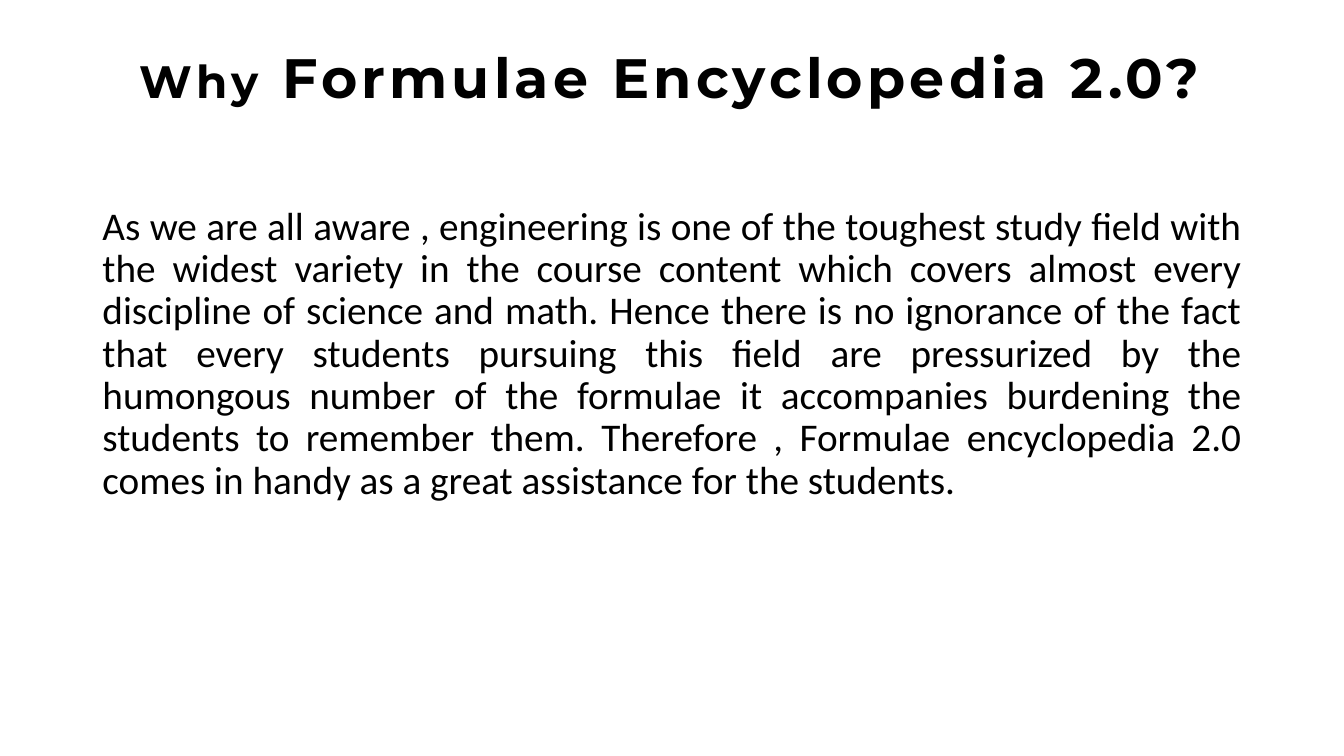
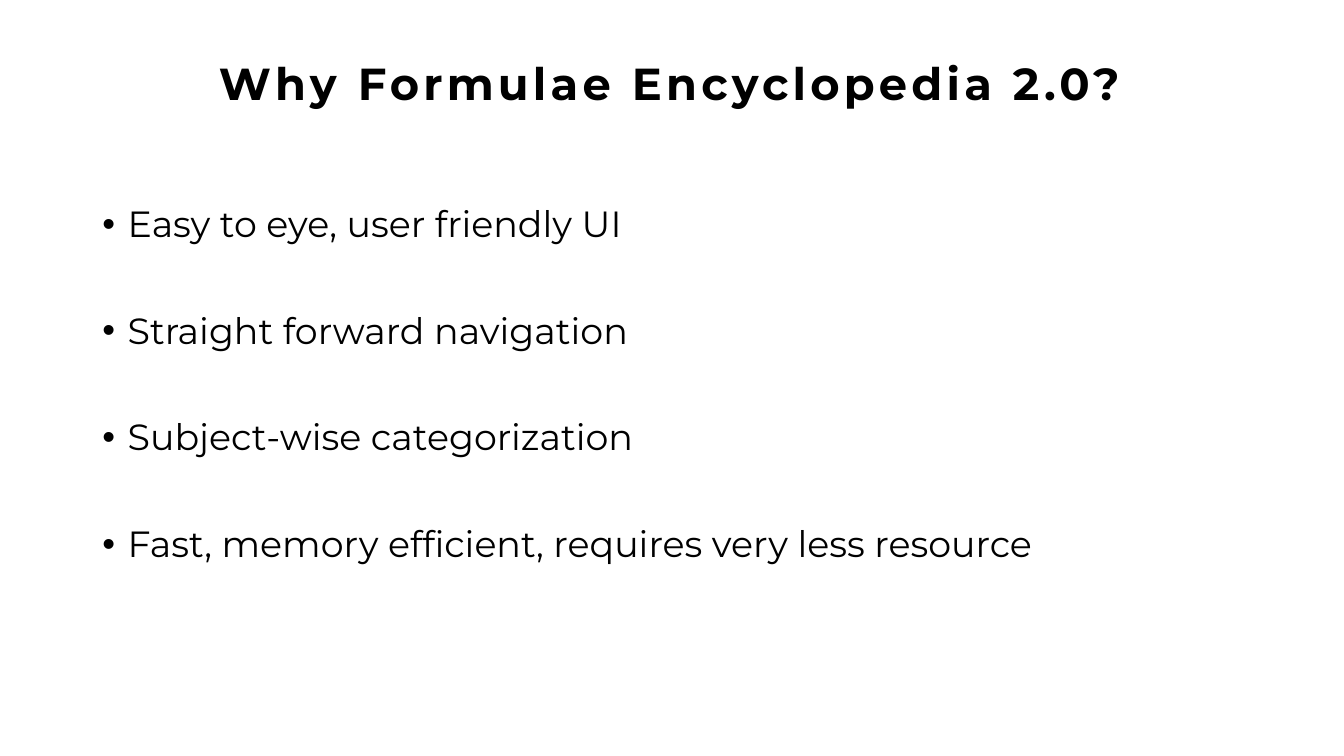
Before and after one commit to AtuLxCE/formula-encyclopaedia, a slide deck: slide 7 of Documentation/Formula Encylopedia 2.0 .pptx (slide 4 before the commit). Drawn at 1344x756 pixels with LibreOffice and Linux fonts; fonts in the diff are those of the drawing. Boxes give left, top, right and bottom in pixels: in the first picture for what was removed or moved away, otherwise in the second. Text is boxed around its words. In the diff, an @@ line names an element or a change of style, - is before the commit and + after.

```diff
--- a/Documentation/Formula Encylopedia 2.0 .pptx
+++ b/Documentation/Formula Encylopedia 2.0 .pptx
@@ title "Why Formulae Encyclopedia 2.0?" at box(219, 64, 1119, 109): size 32.4 to 32 pt in "Why"; size 39.6 to 32 pt in "Formulae Encyclopedia 2.0?" @@
@@ text at box(128, 209, 1032, 565): text changed; size 28 to 26 pt; font Calibri to Montserrat @@
-As we are all aware , engineering is one of the toughest study field with the widest variety in the course content which covers almost every discipline of science and math. Hence there is no ignorance of the fact that every students pursuing this field are pressurized by the humongous number of the formulae it accompanies burdening the students to remember them. Therefore , Formulae encyclopedia 2.0 comes in handy as a great assistance for the students.
+• Easy to eye, user friendly UI
+• Straight forward navigation
+• Subject-wise categorization
+• Fast, memory efficient, requires very less resource
```
Also in this commit, not shown: 7 other slides changed, 6 slides added.
